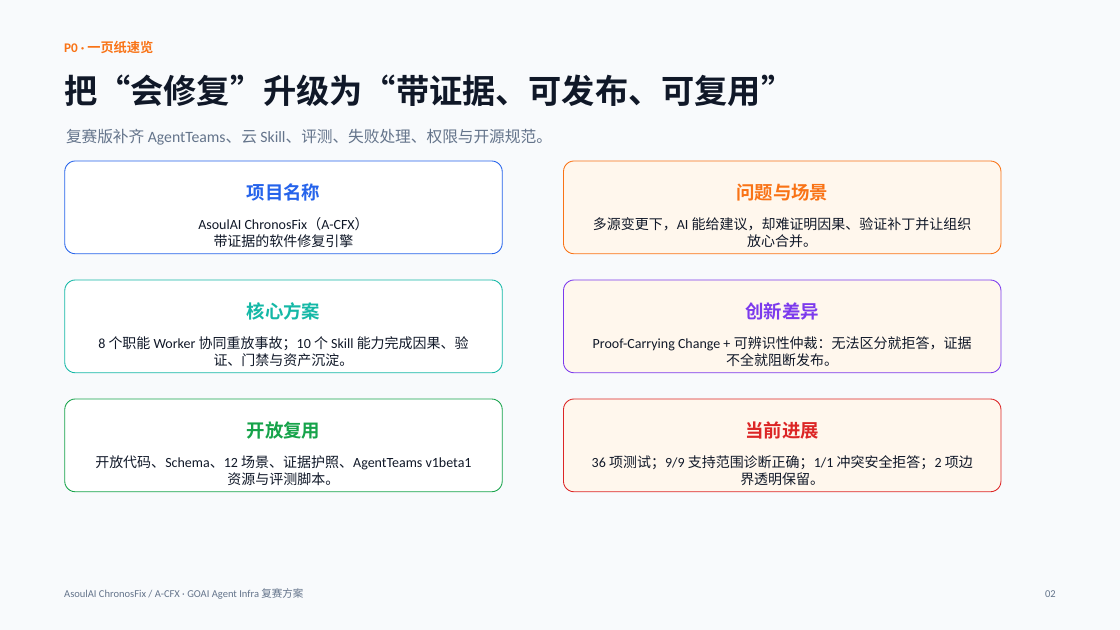
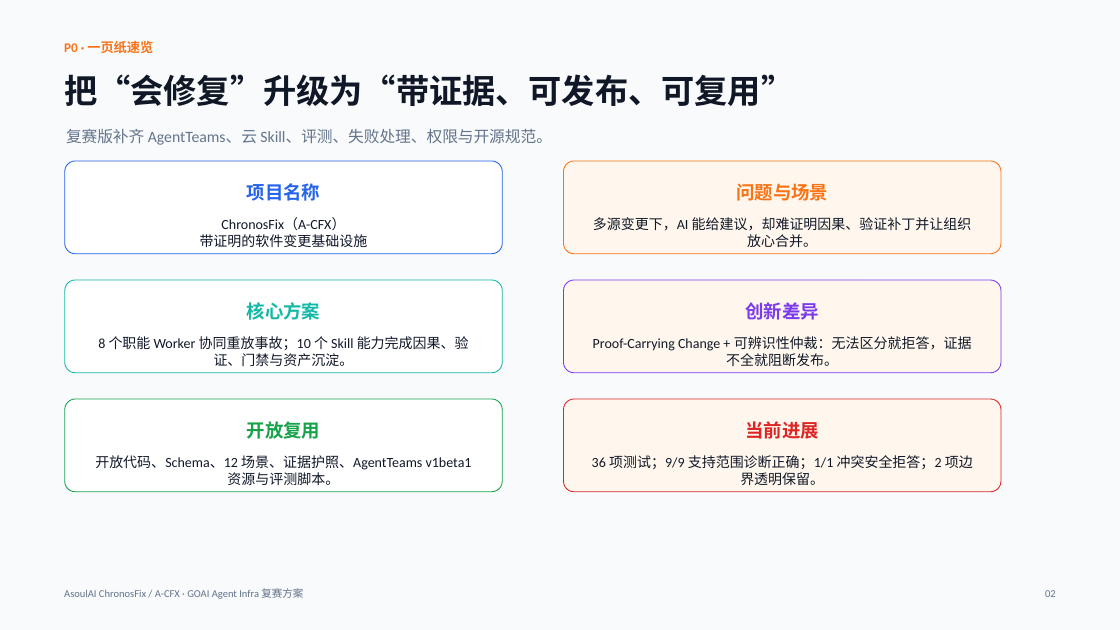
Before and after one commit to ASOUL-Official/asoulai-chronosfix, a slide deck: slide 2 of submission/ChronosFix_复赛方案.pptx. Drawn at 1120x630 pixels with LibreOffice and Linux fonts; fonts in the diff are those of the drawing. Boxes give left, top, right and bottom in pixels: in the first picture for what was removed or moved away, otherwise in the second. Text is boxed around its words. In the diff, an @@ line names an element or a change of style, - is before the commit and + after.

```diff
--- a/submission/ChronosFix_复赛方案.pptx
+++ b/submission/ChronosFix_复赛方案.pptx
@@ text at bbox=[200, 218, 368, 247]: text changed @@
-AsoulAI ChronosFix（A-CFX）
-带证据的软件修复引擎
+ChronosFix（A-CFX）
+带证明的软件变更基础设施
```
Also in this commit, not shown: 2 other slides changed, 11 other files.
